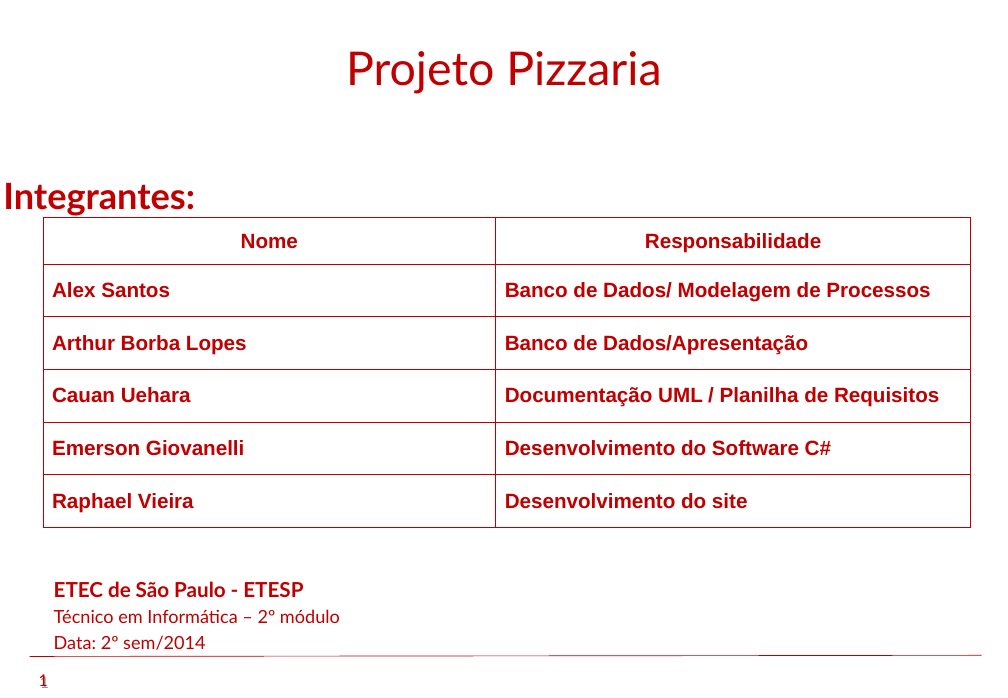
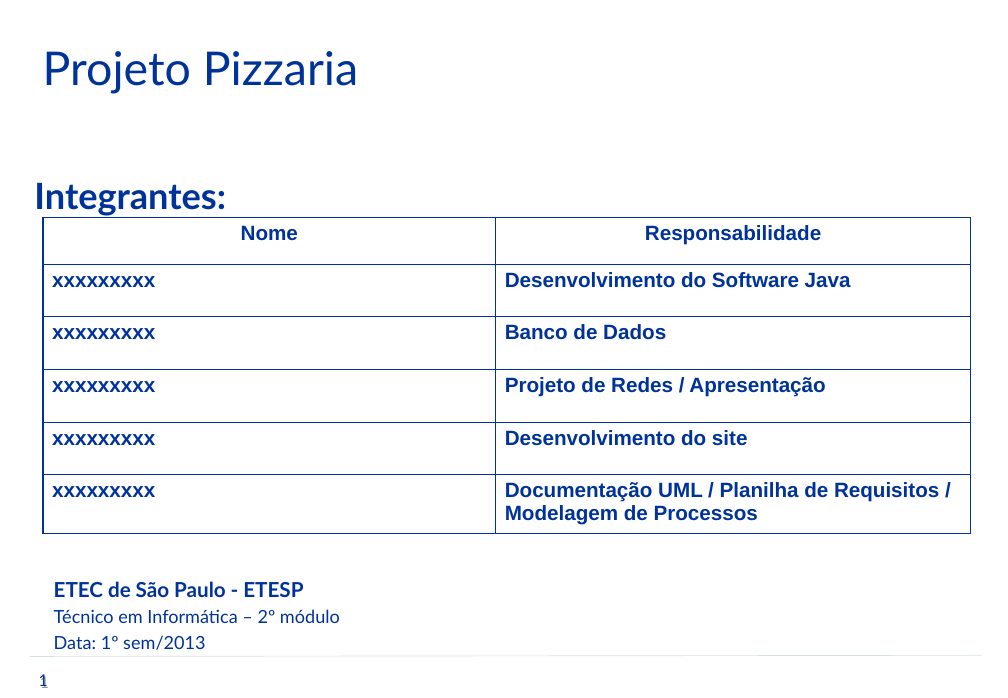
Before and after one commit to Peridian/tcmpizzaria, a slide deck: slide 1 of trunk/GiovanellisPizzariaEntrega1S/TCM - Pizzaria - Semestre 1 - 2014/PTCC/Apresentação/Pizzaria.ppt. Drawn at 1008x698 pixels with LibreOffice and Linux fonts; fonts in the diff are those of the drawing; background and template pictures are left out. Boxes give left, top, right and bottom in pixels: in the first picture for what was removed or moved away, otherwise in the second. Text is boxed around its words. In the diff, an @@ line names an element or a change of style, - is before the commit and + after.

Commit message:
Sobrescrevendo versão antiga do arquivo da apresentação pela nova trabalhada pelo Rapha

```diff
--- a/trunk/GiovanellisPizzariaEntrega1S/TCM - Pizzaria - Semestre 1 - 2014/PTCC/Apresentação/Pizzaria.ppt
+++ b/trunk/GiovanellisPizzariaEntrega1S/TCM - Pizzaria - Semestre 1 - 2014/PTCC/Apresentação/Pizzaria.ppt
@@ text "Projeto Pizzaria": place and size @@
-text "Projeto Pizzaria" at (346,51,661,94)
+text "Projeto Pizzaria" at (43,51,358,94)
@@ text "Projeto Pizzaria" at (43,51,358,94): text colour #C00000 to #003399; alignment centre to left @@
@@ text "Integrantes:" at (34,182,226,215): text colour #C00000 to #003399 @@
@@ text "Integrantes:": place and size @@
-text "Integrantes:" at (3,182,195,215)
+text "Integrantes:" at (34,182,226,215)
@@ table at (43,218,971,534) @@
-row 2, column 1: Alex Santos
+row 2, column 1: xxxxxxxxx
-row 2, column 2: Banco de Dados/ Modelagem de Processos
+row 2, column 2: Desenvolvimento do Software Java
-row 3, column 1: Arthur Borba Lopes
+row 3, column 1: xxxxxxxxx
-row 3, column 2: Banco de Dados/Apresentação
+row 3, column 2: Banco de Dados
-row 4, column 1: Cauan Uehara
+row 4, column 1: xxxxxxxxx
-row 4, column 2: Documentação UML / Planilha de Requisitos
+row 4, column 2: Projeto de Redes / Apresentação
-row 5, column 1: Emerson Giovanelli
+row 5, column 1: xxxxxxxxx
-row 5, column 2: Desenvolvimento do Software C#
+row 5, column 2: Desenvolvimento do site
-row 6, column 1: Raphael Vieira
+row 6, column 1: xxxxxxxxx
-row 6, column 2: Desenvolvimento do site
+row 6, column 2: Documentação UML / Planilha de Requisitos / Modelagem de Processos
@@ text colour #C00000 to #003399 in "Nome", "Responsabilidade" @@
@@ borders changed @@
@@ text at (54,581,340,623): text colour #C00000 to #003399 in "ETEC de São Paulo - ETESP", "Técnico em Informática – 2º módulo" @@
@@ line (30, 656) - (981, 655): stroke #C00000 0.51 pt to #D5E1E1 0.51 pt @@
@@ text at (54,635,206,650): text changed; text colour #C00000 to #003399 @@
-Data: 2º sem/2014
+Data: 1º sem/2013
@@ text "1" at (38,674,47,688): text colour #C00000 to #003399 @@
```
Also in this commit, not shown: 7 other slides changed, 1 slide added, 4 slides removed.
